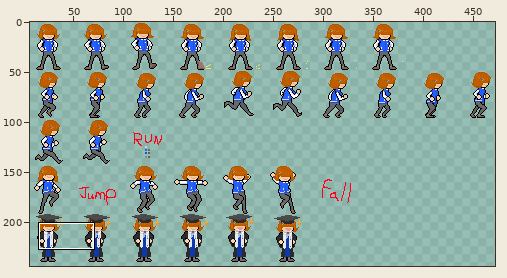
Two states of a sprite sheet, Assets/Resources/Art/Follower/Sprite-follower.png. Above: a wide view before the commit, with the close-up outlined.
Close-up. Before the commit:
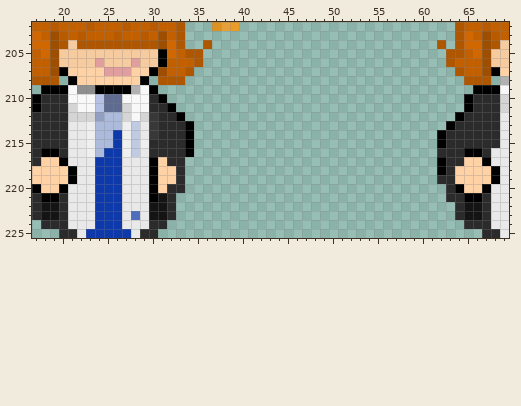
The file is 500x500 pixels. Colours within 5 levels of each other are drawn and written as one. Shown: x 17..69, y 202..225. The wide view leaves out empty margins.
Now the later version:
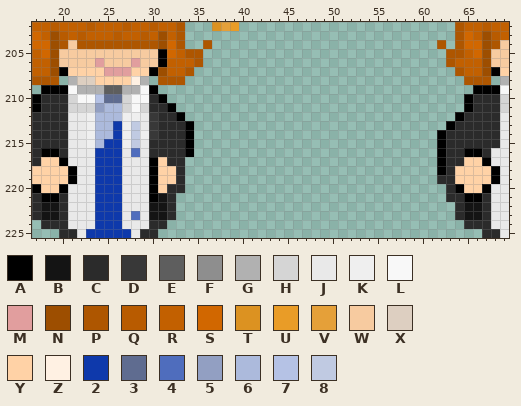
Palette (. is transparent): A #000000  B #141414  C #2b2b2b  D #383838  E #5e5e5e  F #8e8e8e  G #b1b1b1  H #d5d5d5  J #e9e9e9  K #efefef  L #f8f8f8  M #e19e9e  N #9d4e00  P #ae5600  Q #b85b00  R #c26000  S #d16700  T #dc9221  U #e99c27  V #e5a039  W #f7cba0  X #ddcfc1  Y #ffd2a6  Z #fff1e3  2 #0e39ab  3 #5f6c90  4 #4f6dbd  5 #929fc2  6 #acbadc  7 #b5c2e5  8 #c0cae2
The edit:
@@ x 17..69 @@
 207 RRNAYYYYMMMYYANRRP.............................PRRNAY
-208 PPP.AYYYYYYYA.PPP...............................PPP.G
-209 .AAALFFAAAAGLA...................................AAAL
-210 ACCCLLL733LLLCA.................................ACCCH
-211 ACCCHLL733HLLCCA................................ACCCH
-212 CCCCHHH566HLHDCCA..............................ACCCCJ
-213 CCCCJJK666K8JDCCCA............................ACCCCCJ
-214 CCCCJJK662K8JDCCCA...........................ACCCCCCJ
-215 CCCCJJK662K8KCCCCA...........................ACCCCCCJ
-216 CAACJJK622K8JCCCCA...........................CCCAACJJ
+208 PPP.GXXYYYYZG.PPP...............................PPP.G
+209 .AAALGGGEEGGLA...................................AAAL
+210 ACCCHLL733HLLCA.................................ACCCH
+211 ACCCHHH566HLHCCA................................ACCCH
+212 CCCCJJK666KKJDCCA..............................ACCCCJ
+213 CCCCJJK662K8JDCCCA............................ACCCCCJ
+214 CCCCJJK662K8KDCCCA...........................ACCCCCCJ
+215 CCCCJJK622K8JCCCCA...........................ACCCCCCJ
+216 CAACJJJ222J4JCCCCA...........................ACCAACJJ
 217 CYYAJJJ222JJJAYCC............................ACCYYAJJ
Boxes around the changes in both close-ups, in picture pixels (x1, y1, x2, y2):
changed: (68, 76, 149, 157)
changed: (437, 148, 446, 157)
